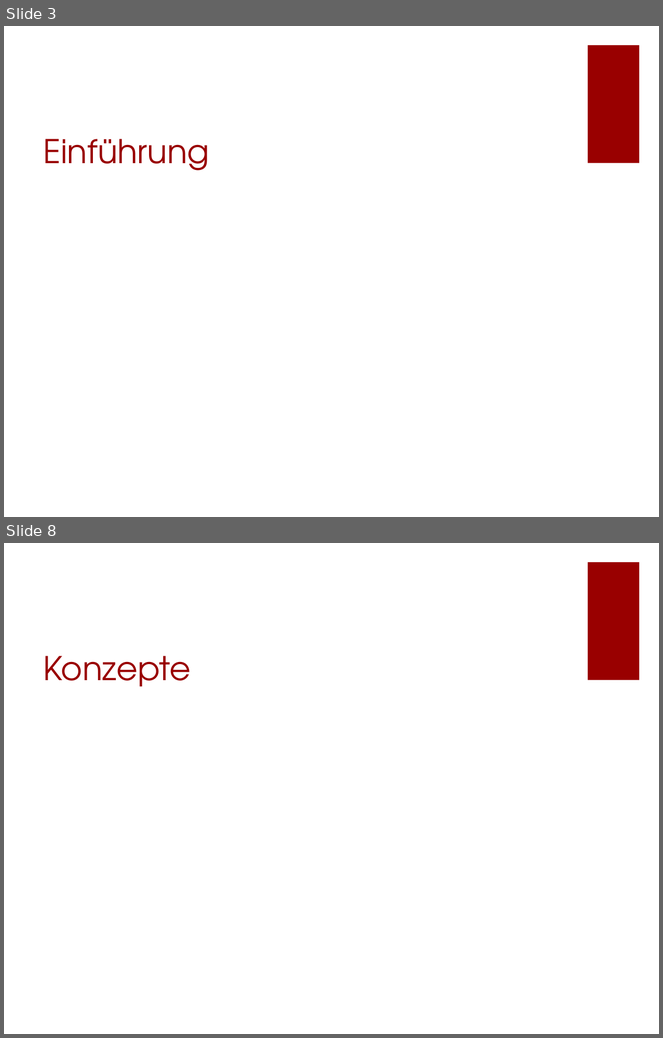
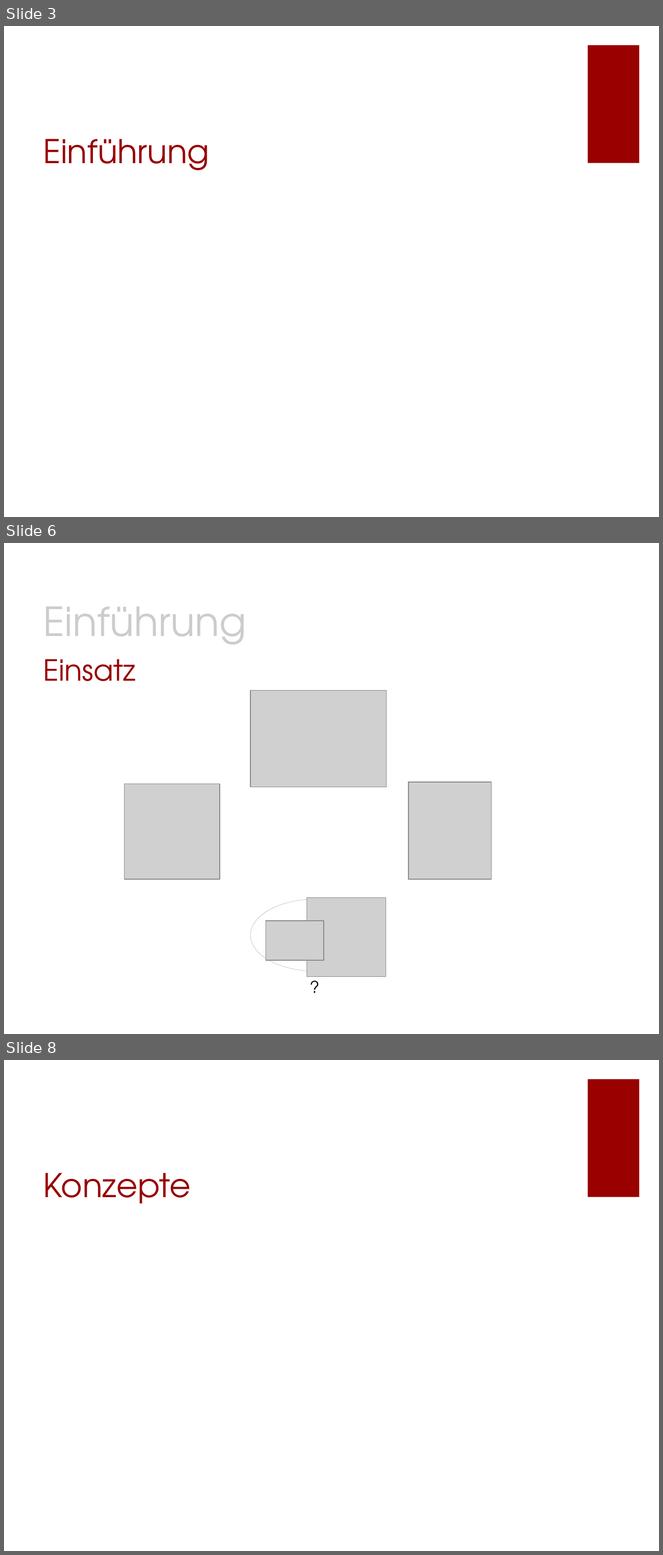
Before and after one commit to Morkunas/jfxusergroup, a slide deck: JavaFX-UserGroup.pptx. Shown one above the other, each under a label of ours: slides 3 and 8 before the commit, slides 3, 6 and 8 after it; the slides between them are not shown. The pictures are 663x1038 and 663x1555 pixels, drawn with LibreOffice and Linux fonts; fonts in the diff are those of the drawing; grey boxes stand for pictures; background and template pictures are left out. Boxes give left, top, right and bottom in pixels: in the first picture for what was removed or moved away, otherwise in the second. Text is boxed around its words. In the diff, an @@ line names an element or a change of style, - is before the commit and + after.

```diff
--- a/JavaFX-UserGroup.pptx
+++ b/JavaFX-UserGroup.pptx
@@ slide 6 added at (x1=4, y1=543, x2=659, y2=1034), background #FFFFFF @@
@@ text added at (x1=44, y1=606, x2=246, y2=644), 44 pt, text #CCCCCC @@
+Einführung
@@ title added at (x1=44, y1=659, x2=136, y2=681), 32 pt, text #990000 @@
+Einsatz
@@ picture added at (x1=250, y1=691, x2=386, y2=787) @@
@@ picture added at (x1=125, y1=784, x2=220, y2=879) @@
@@ picture added at (x1=409, y1=782, x2=492, y2=879) @@
@@ group added at (x1=250, y1=898, x2=386, y2=1000): 2 pictures, 1 ellipse, 1 text @@
+?
```
Also in this commit, not shown: 11 slides changed, 5 other slides added, 2 slides removed.
